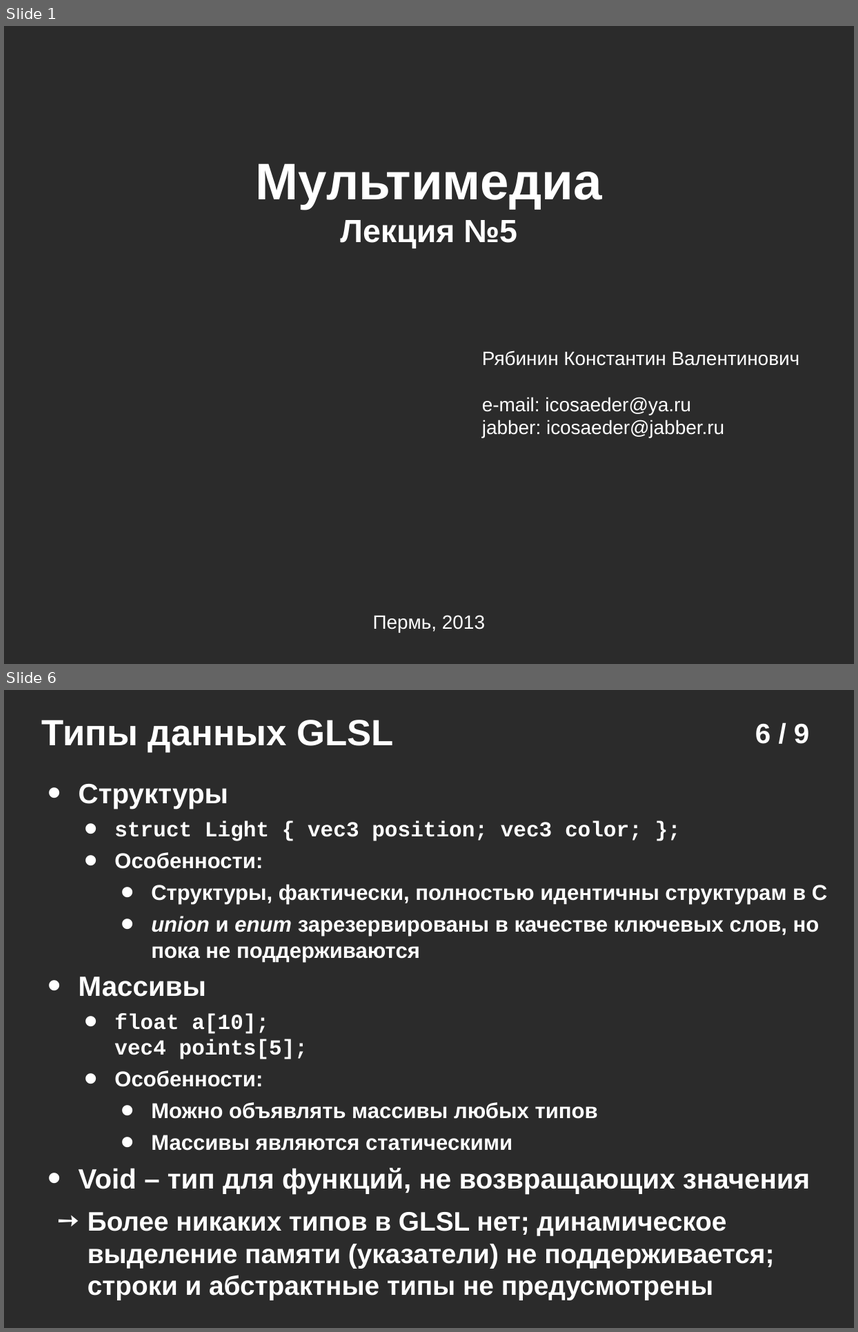
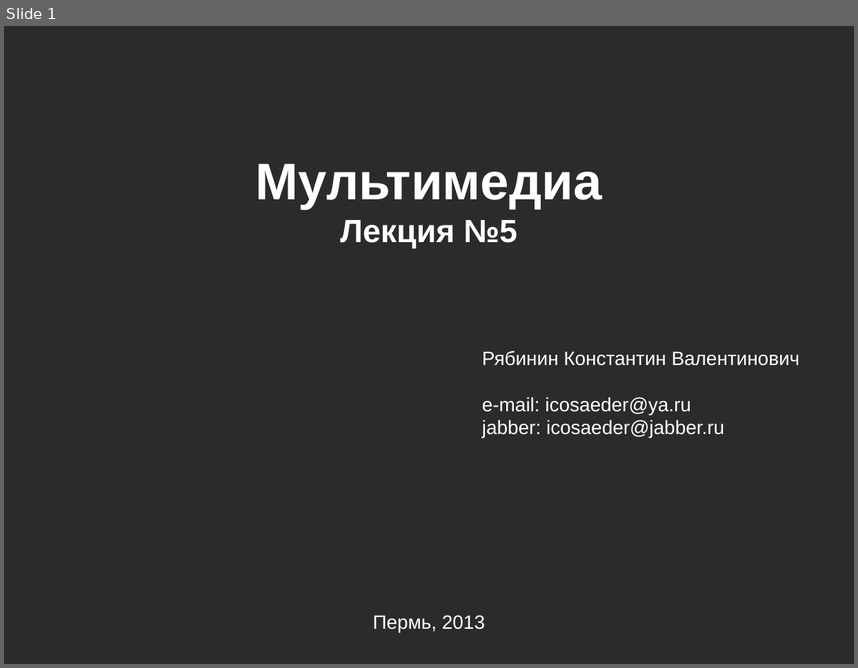
Before and after one commit to icosaeder/cg-lect, a slide deck: Лекции/Лекция 5/Лекция №5.odp. Shown one above the other, each under a label of ours: slides 1 and 6 before the commit, slide 1 after it; the slides between them are not shown. The pictures are 858x1332 and 858x668 pixels, drawn with LibreOffice and Linux fonts; fonts in the diff are those of the drawing; background and template pictures are left out; a plain dark background stands for a picture behind light text. Boxes give left, top, right and bottom in pixels: in the first picture for what was removed or moved away, otherwise in the second. Text is boxed around its words. In the diff, an @@ line names an element or a change of style, - is before the commit and + after.

```diff
--- a/Лекции/Лекция 5/Лекция №5.odp
+++ b/Лекции/Лекция 5/Лекция №5.odp
@@ slide 6 removed at [4, 690, 854, 1328], background picture (left out) @@
@@ text removed at [42, 720, 393, 753] @@
-Типы данных GLSL
@@ page number removed at [755, 724, 809, 744] @@
-6 / 9
@@ text removed at [79, 784, 827, 1194] @@
-• Структуры
-    • struct Light { vec3 position; vec3 color; };
-    • Особенности:
-        • Структуры, фактически, полностью идентичны структурам в C
-        • union и enum зарезервированы в качестве ключевых слов, но пока не поддерживаются
-• Массивы
-    • float a[10];
-      vec4 points[5];
-    • Особенности:
-        • Можно объявлять массивы любых типов
-        • Массивы являются статическими
-• Void – тип для функций, не возвращающих значения
@@ text removed at [87, 1212, 774, 1300] @@
-➙ Более никаких типов в GLSL нет; динамическое выделение памяти (указатели) не поддерживается; строки и абстрактные типы не предусмотрены
```
Also in this commit, not shown: 10 slides added, 7 other slides removed, 8 other files.
